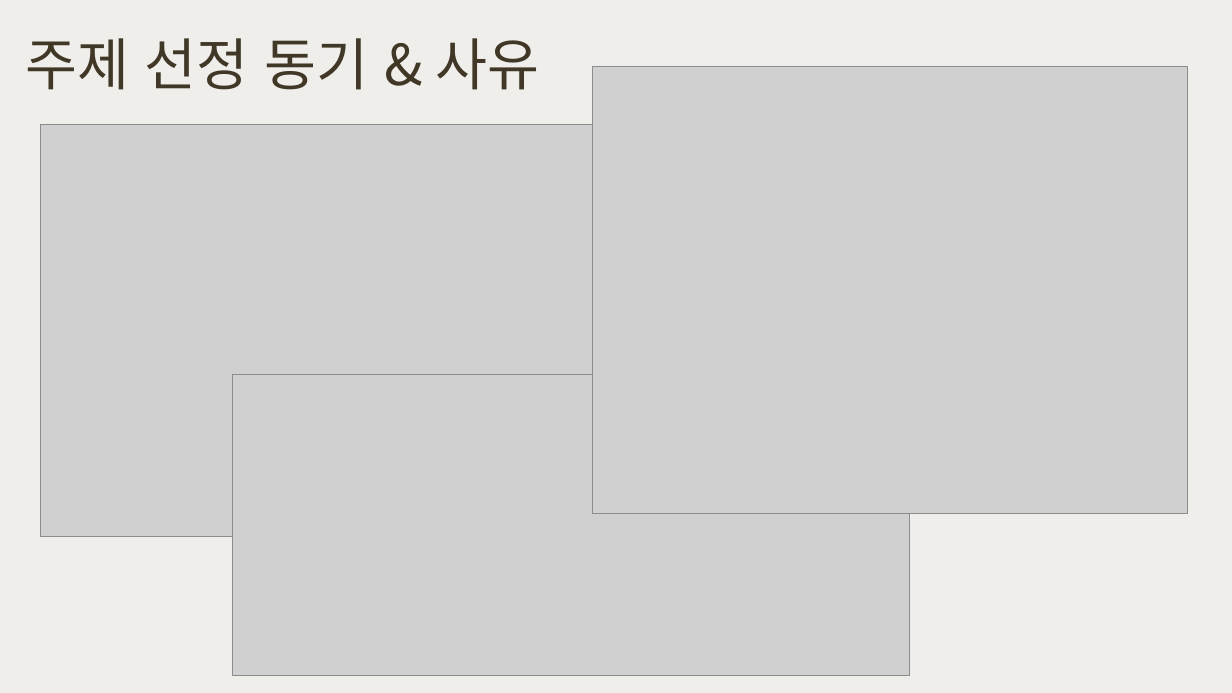
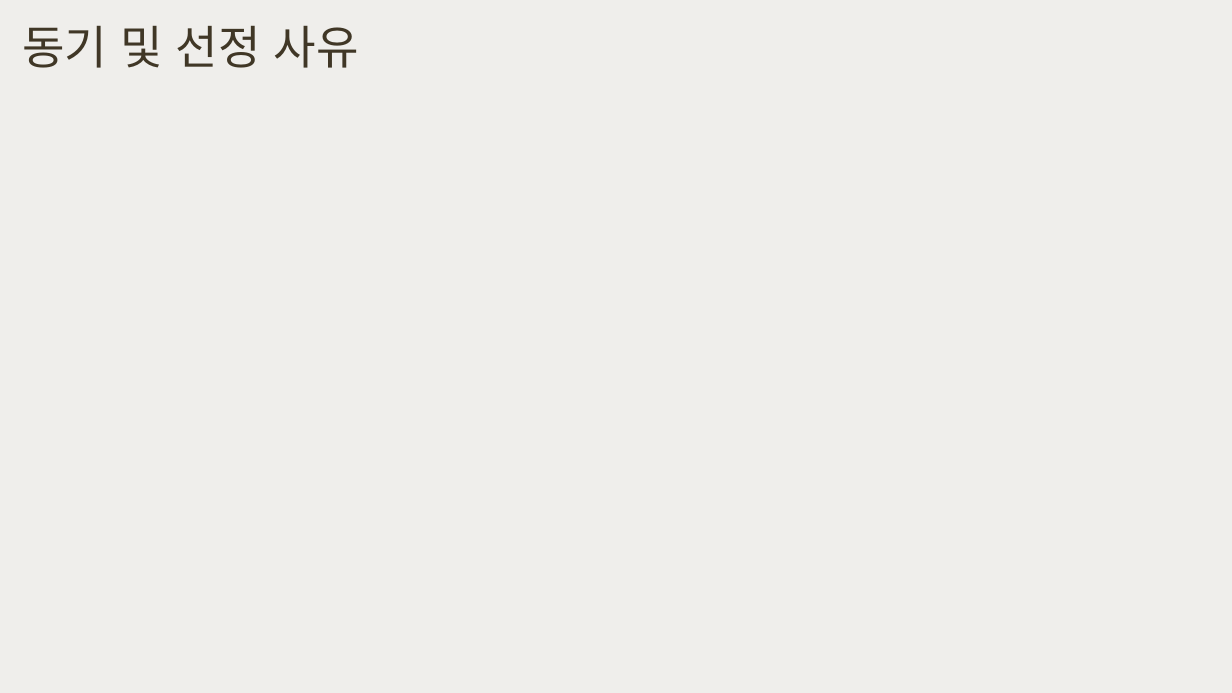
Before and after one commit to happyjane210/GIT2021-working, a slide deck: slide 3 of 9-project/진행 파일/주간 커-피_진행.pptx. Drawn at 1232x693 pixels with LibreOffice and Linux fonts; fonts in the diff are those of the drawing; grey boxes stand for pictures. Boxes give left, top, right and bottom in pixels: in the first picture for what was removed or moved away, otherwise in the second. Text is boxed around its words. In the diff, an @@ line names an element or a change of style, - is before the commit and + after.

```diff
--- a/9-project/진행 파일/주간 커-피_진행.pptx
+++ b/9-project/진행 파일/주간 커-피_진행.pptx
@@ title at (22, 25, 359, 68): text changed; size 44 to 36 pt @@
-주제 선정 동기 & 사유
+동기 및 선정 사유
@@ picture removed at (592, 67, 1189, 513) @@
@@ picture removed at (41, 124, 775, 537) @@
@@ picture removed at (232, 374, 910, 676) @@
```
Also in this commit, not shown: 3 other slides changed, 5 slides removed, 46 other files.
